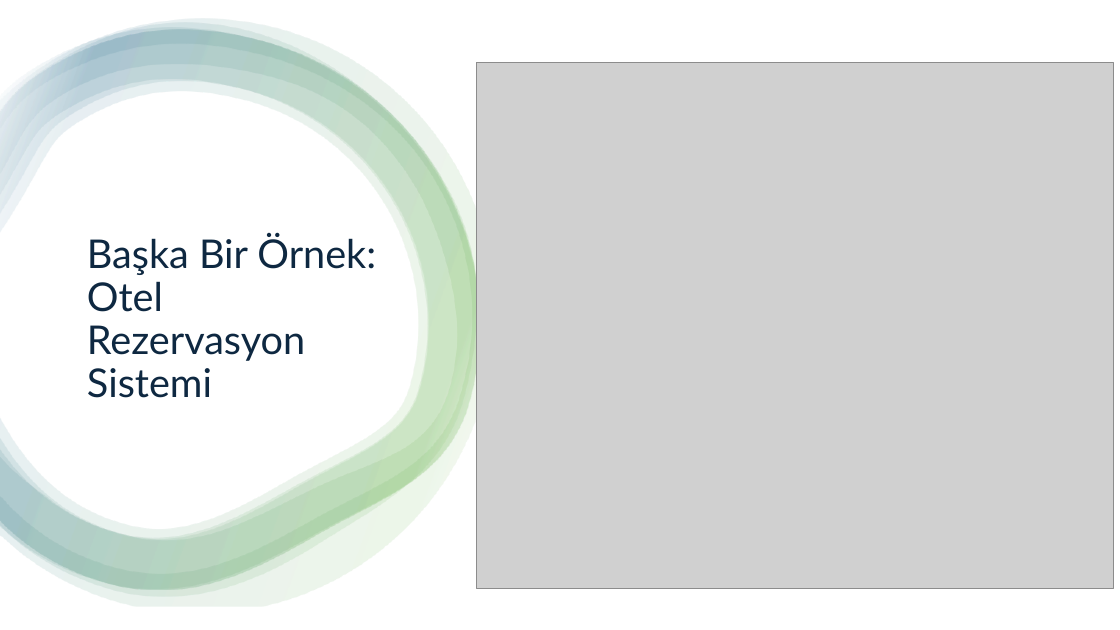
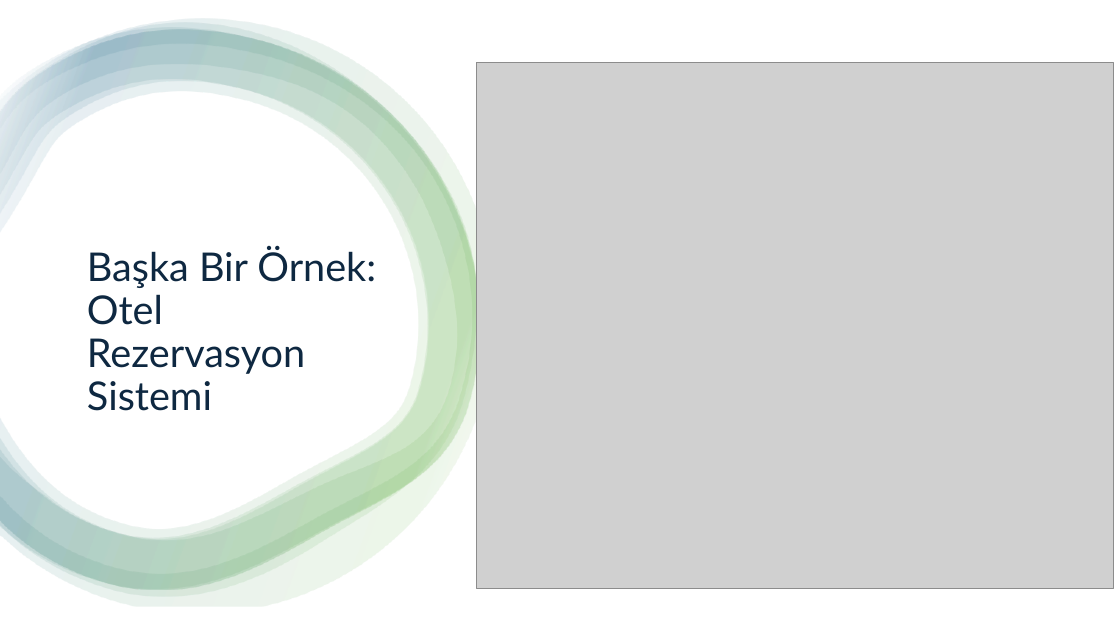
Before and after one commit to hazal-hk/Use-Case, a slide deck: slide 28 of use-case.pptx. Drawn at 1120x630 pixels with LibreOffice and Linux fonts; fonts in the diff are those of the drawing; grey boxes stand for pictures. Boxes give left, top, right and bottom in pixels: in the first picture for what was removed or moved away, otherwise in the second. Text is boxed around its words. In the diff, an @@ line names an element or a change of style, - is before the commit and + after.

```diff
--- a/use-case.pptx
+++ b/use-case.pptx
@@ title "Başka Bir Örnek: Otel Rezervasyon ...": place and size @@
-title "Başka Bir Örnek: Otel Rezervasyon ..." at box(87, 233, 376, 398)
+title "Başka Bir Örnek: Otel Rezervasyon ..." at box(87, 247, 376, 411)
```
Also in this commit, not shown: 2 other slides changed.
